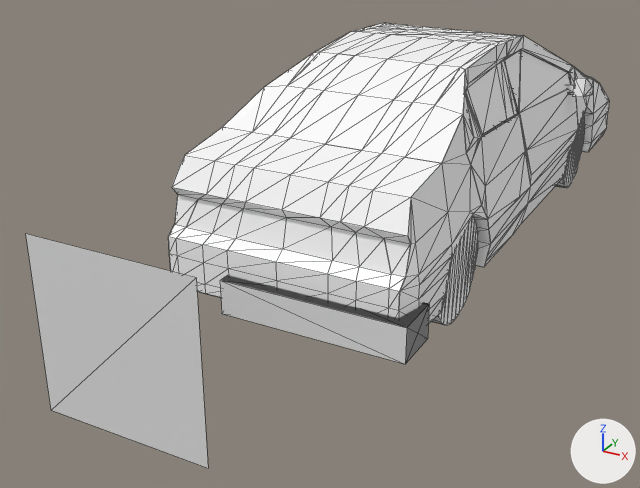
One commit to the glTF model white-car4.gltf: the scene before it, then after it.
Both versions are drawn from a 50 mm camera at (1.34, -3.26, 1.89) aimed at (-0.33, -0.22, 0.37). The axes (+X, +Y, +Z) are drawn at lower right. The lights are the same throughout. Mesh edges are drawn as thin lines. Where no turn or scale is listed for an object, it has been applied to the vertices. Vertices at the same position are counted once.

Objects in the first picture: 'Back right door', 'Back right side', 'Back right wheel', 'Back right window', 'Boot', 'Bumper', 'Front right door', 'Front right side', 'Front right window', 'Main', 'Main Back window', 'Roof'.
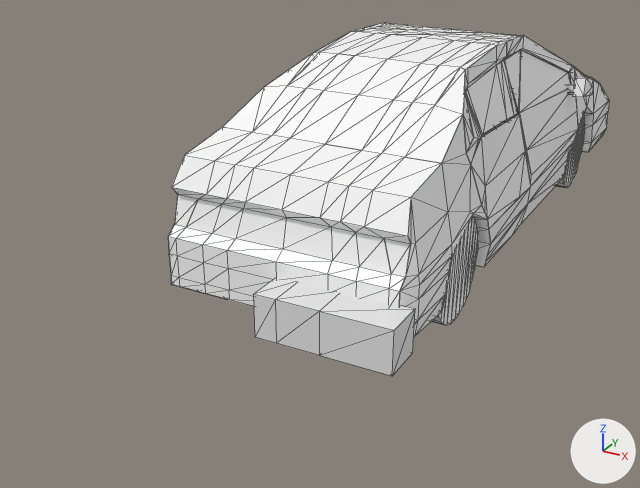
Diff of the bpy script that builds the scene:
```diff
--- a/white-car4.gltf.py
+++ b/white-car4.gltf.py
@@ me_cube @@
 # used by ob_bumper; location = (-0.371, -1.608, 0.475); scale = (0.327, 0.327, 0.327)
-me_cube.from_pydata(...)  # 12 vertices, 22 faces; spans x -1.0..2.57, y 0.44..1.91, z -1.0..1.0
+me_cube.from_pydata(...)  # 16 vertices, 28 faces; spans x -2.05..4.22, y -1.0..1.0, z -1.0..1.0
+# me_cube part 1: the whole mesh is rebuilt
@@ ob_bumper @@
 ob_bumper = bpy.data.objects.new('Bumper', me_cube)
-ob_bumper.location = (-0.371, -1.608, 0.475)
-ob_bumper.scale = (0.327, 0.327, 0.327)
+ob_bumper.location = (0.153, -1.17, 0.59)
+ob_bumper.scale = (0.0746, 0.0746, 0.0746)
```

Pixel boxes (x1, y1, x2, y2) of what changed, in the pictures (640 x 488 px):
'Bumper', reshaped, moved, rescaled (60% narrower, 57% shorter)
    before: (26, 234, 429, 468)
    after: (253, 277, 415, 376)
